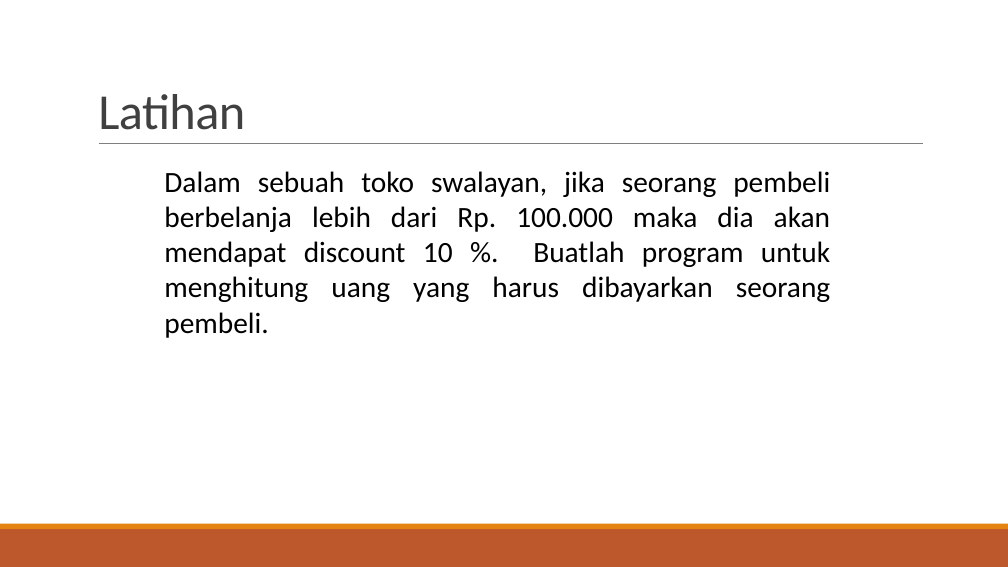
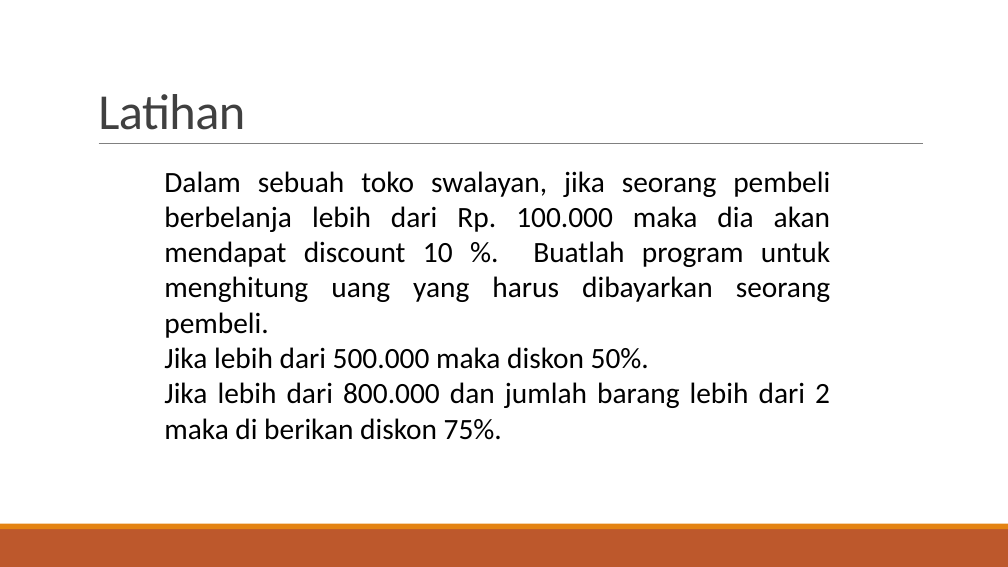
Before and after one commit to YudhaDevelops/IT-Belajar, a slide deck: slide 7 of Pertemuan4/Topik IV dan V - Percabangan Bertingkat.pptx. Drawn at 1008x567 pixels with LibreOffice and Linux fonts; fonts in the diff are those of the drawing. Boxes give left, top, right and bottom in pixels: in the first picture for what was removed or moved away, otherwise in the second. Text is boxed around its words. In the diff, an @@ line names an element or a change of style, - is before the commit and + after.

```diff
--- a/Pertemuan4/Topik IV dan V - Percabangan Bertingkat.pptx
+++ b/Pertemuan4/Topik IV dan V - Percabangan Bertingkat.pptx
@@ text at bbox=[164, 347, 830, 440]: paragraphs added @@
+Jika lebih dari 500.000 maka diskon 50%.
+Jika lebih dari 800.000 dan jumlah barang lebih dari 2 maka di berikan diskon 75%.
```
Also in this commit, not shown: 5 other slides changed, 8 other files.
